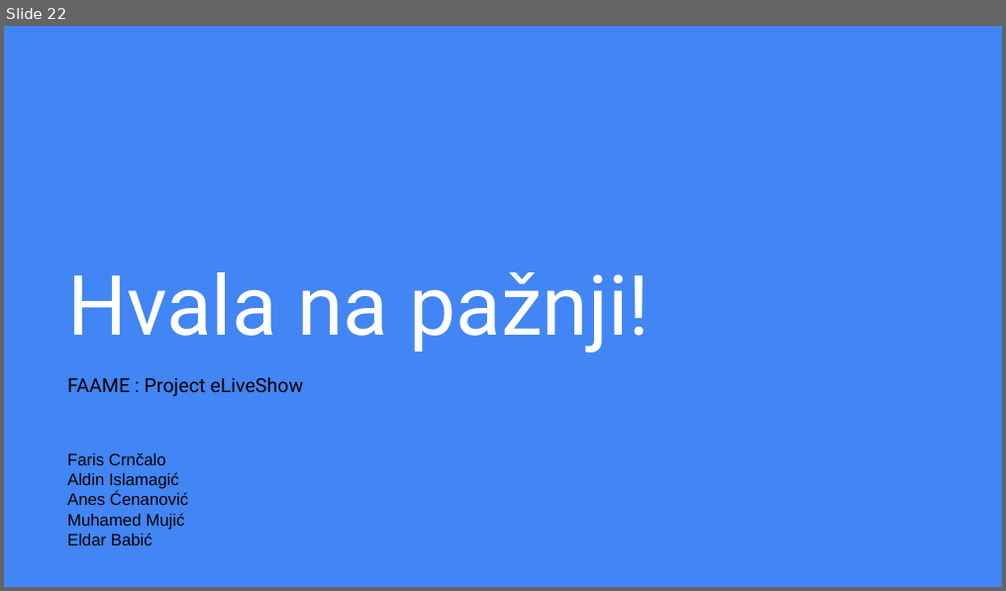
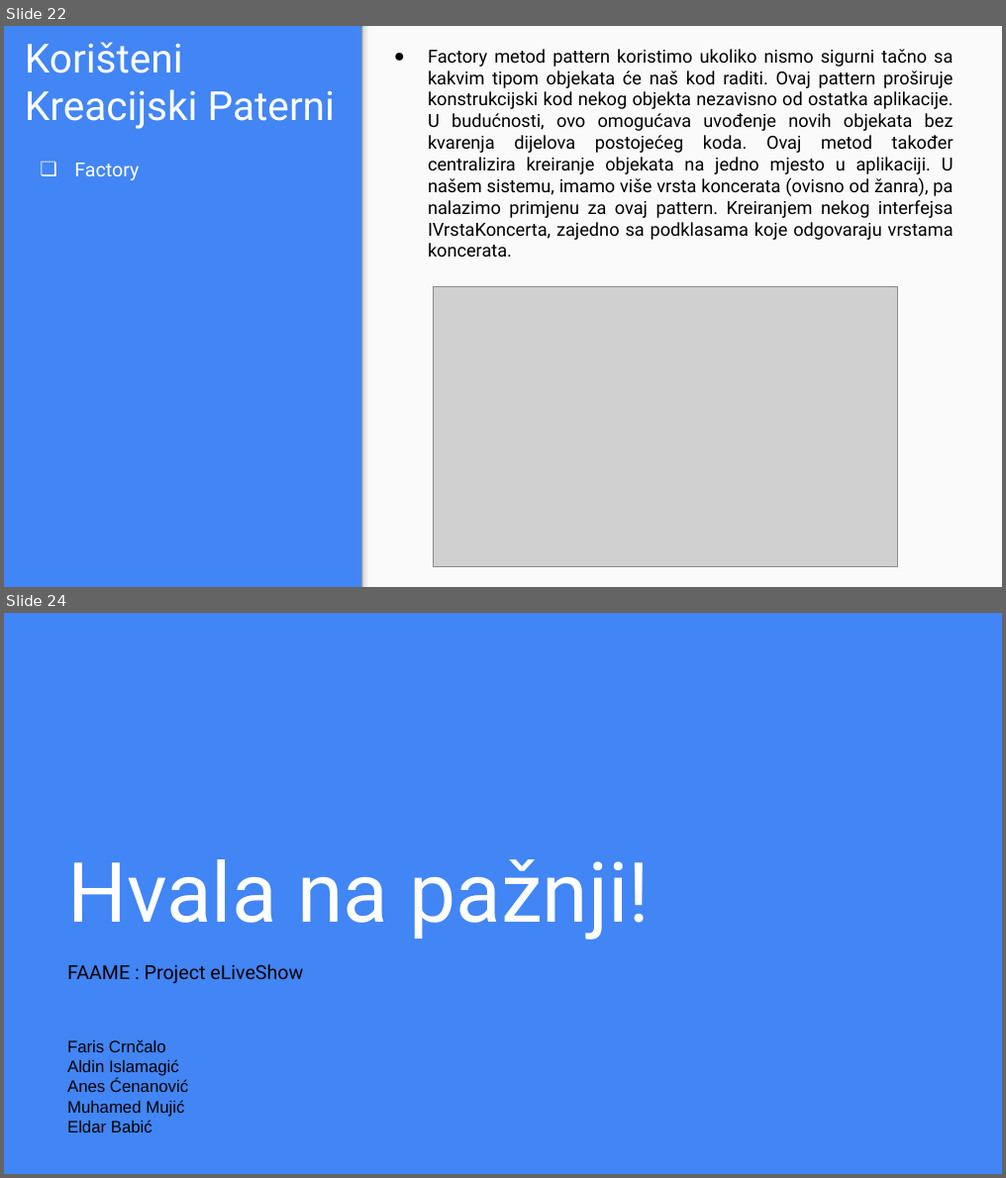
Before and after one commit to ebabic1/OOAD-G6-FAAME, a slide deck: Prezentacija/Prezentacija.pptx. Shown one above the other, each under a label of ours: slide 22 before the commit, slides 22 and 24 after it; the slides between them are not shown. The pictures are 1006x591 and 1006x1178 pixels, drawn with LibreOffice and Linux fonts; fonts in the diff are those of the drawing; grey boxes stand for pictures. Boxes give left, top, right and bottom in pixels: in the first picture for what was removed or moved away, otherwise in the second. Text is boxed around its words. In the diff, an @@ line names an element or a change of style, - is before the commit and + after.

```diff
--- a/Prezentacija/Prezentacija.pptx
+++ b/Prezentacija/Prezentacija.pptx
@@ slide 22 added at [4,26,1002,587], background #4285F4 @@
@@ title added at [25,42,335,129], 29 pt, text #FFFFFF @@
+Korišteni Kreacijski Paterni
@@ rectangle added at [361,26,1002,586], fill #FAFAFA @@
@@ rectangle added at [361,26,373,586], fill gradient #F9F9F9 to #DEDEDE to #999999 @@
@@ text added at [428,49,953,257], 13 pt, text #000000 @@
+● Factory metod pattern koristimo ukoliko nismo sigurni tačno sa kakvim tipom objekata će naš kod raditi. Ovaj pattern proširuje konstrukcijski kod nekog objekta nezavisno od ostatka aplikacije. U budućnosti, ovo omogućava uvođenje novih objekata bez kvarenja dijelova postojećeg koda. Ovaj metod također centralizira kreiranje objekata na jedno mjesto u aplikaciji. U našem sistemu, imamo više vrsta koncerata (ovisno od žanra), pa nalazimo primjenu za ovaj pattern. Kreiranjem nekog interfejsa IVrstaKoncerta, zajedno sa podklasama koje odgovaraju vrstama koncerata.
@@ text added at [74,163,139,180], 14 pt, text #FFFFFF @@
+❏ Factory
@@ picture added at [433,286,897,567] @@
@@ what was slide 22 is now slide 24 @@
```
Also in this commit, not shown: 13 slides changed, 1 other slide added.
